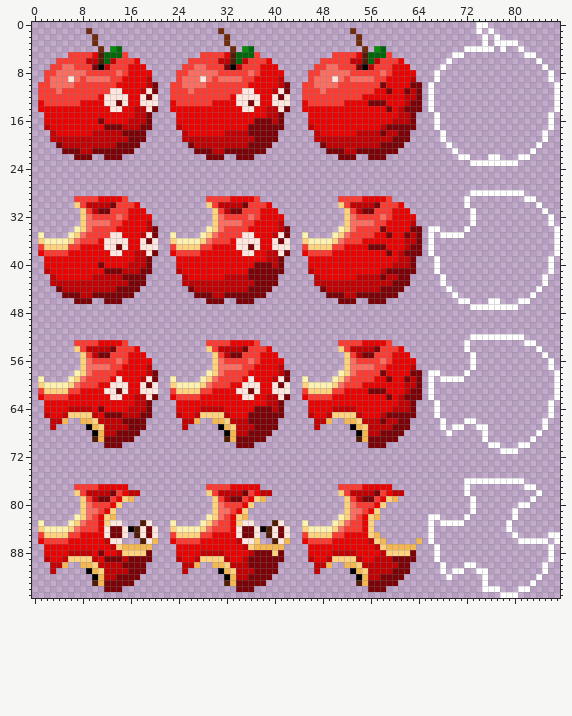
Sprite sheet: Skins/Apples/apple0.png. The picture above was drawn from the file before the commit.
The file is 88x96 pixels. Colours within 5 levels of each other are drawn and written as one.
New version:
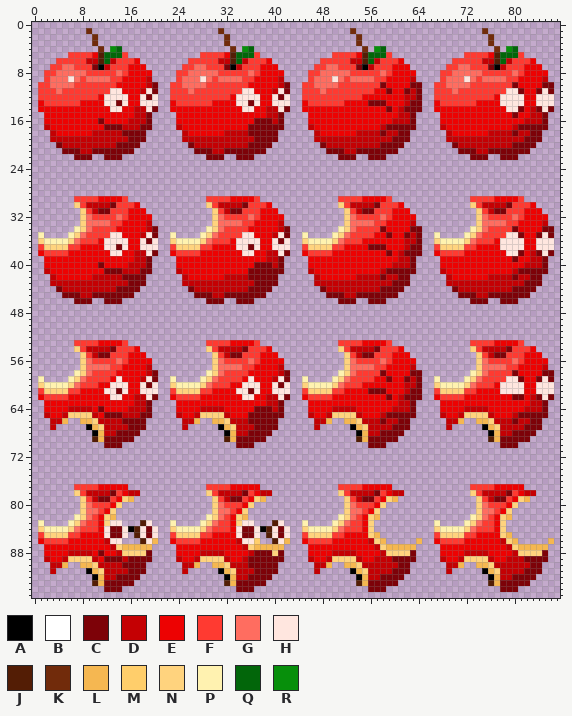
Palette (. is transparent): A #000000  B #ffffff  C #7d0208  D #c40003  E #ed0202  F #ff3a31  G #ff6d60  H #ffe6df  J #531d05  K #712b0b  L #f5b751  M #ffce6b  N #ffd37e  P #fff2b0  Q #02660a  R #078f0b
Change:
@@ x 64..87 @@
- 0 ..........BB............
- 1 ..........B.B...........
- 2 ...........B.B..........
- 3 ...........B.BBBB.......
- 4 ........BBBBB.B..B......
- 5 ......BB..........BB....
- 6 .....B..............B...
- 7 ....B................B..
- 8 ...B..................B.
- 9 ...B..................B.
-10 C.B....................B
-11 C.B....................B
-12 C.B....................B
-13 C.B....................B
-14 C.B....................B
-15 ...B..................B.
-16 ...B..................B.
-17 ...B..................B.
-18 ....B................B..
-19 ....B................B..
-20 .....B..............B...
-21 ......B............B....
-22 .......BB...BB...BB.....
-23 .........BBBBBBBB.......
+ 0 ........................
+ 1 ...........K............
+ 2 ............K...........
+ 3 ............K...........
+ 4 .............K.RQ.......
+ 5 ........FFFFEJQQQF......
+ 6 ......FFFFFDDJQDFFFE....
+ 7 .....FFGGFFFCADFFFEEE...
+ 8 ....FFGGGGGFFFFFGFEEEE..
+ 9 ....FGGGHGFGGGGFFEEEED..
+10 C..FFGGGGFFFFFFFCEEEECC.
+11 C..FFFGFFFFFFFFHHCEECHC.
+12 C..FFFFFFFFFFEHHHHEEHHH.
+13 C..EFFFFFFEEEEHHHHEEHHH.
+14 C..EEEEEEEEEEEEHHCEDCHC.
+15 ....EEEEEEEEEEEECEEDDC..
+16 ....EEEEEEEEEEEEEEDDDC..
+17 ....DEEEEEEEEEEEDCCCCC..
+18 .....DEEEEEEDDDDCDDCC...
+19 .....DDDDDDDDDDDDDCCC...
+20 ......CDDDDDDDDDCCCC....
+21 .......CCCDDCCCCCCC.....
+22 .........CCC..CCC.......
+23 ........................
 24 ........................
@@ x 64..87 @@
 27 ........................
-28 .........BBBBBBBBB......
-29 ........B.........BB....
-30 ........B...........B...
-31 .........B...........B..
-32 .........B............B.
-33 .........B............B.
-34 C.BB....B..............B
-35 C.B.BBBB...............B
-36 C.B....................B
-37 C.B....................B
-38 C.B....................B
-39 ...B..................B.
-40 ...B..................B.
-41 ...B..................B.
-42 ....B................B..
-43 ....B................B..
-44 .....B..............B...
-45 ......B............B....
-46 .......BB...BB...BB.....
-47 .........BBBBBBBB.......
+28 ........................
+29 .........FFFFEEEEF......
+30 .........NFDDDDCFFFE....
+31 ..........NFDCCFFFEEE...
+32 ..........NGFFFFGFEEEE..
+33 ..........NGGGGFFEEEED..
+34 C........PNGFFFFCEEEECC.
+35 C..P....PNGFFFFHHCEECHC.
+36 C..NPPPPNGFFFEHHHHEEHHH.
+37 C..FNNNNFFEEEEHHHHEEHHH.
+38 C..EFFFFEEEEEEEHHCEDCHC.
+39 ....EEEEEEEEEEEECEEDDC..
+40 ....EEEEEEEEEEEEEEDDDC..
+41 ....DEEEEEEEEEEEDCCCCC..
+42 .....DEEEEEEDDDDCDDCC...
+43 .....DDDDDDDDDDDDDCCC...
+44 ......CDDDDDDDDDCCCC....
+45 .......CCCDDCCCCCCC.....
+46 .........CCC..CCC.......
+47 ........................
 48 ........................
@@ x 64..87 @@
 51 ........................
-52 .........BBBBBBBBB......
-53 ........B.........BB....
-54 ........B...........B...
-55 .........B...........B..
-56 .........B............B.
-57 .........B............B.
-58 C.BB....B..............B
-59 C.B.BBBB...............B
-60 C.B....................B
-61 C.B....................B
-62 C.B....................B
-63 ...B..................B.
-64 ...B..................B.
-65 ...B..................B.
-66 ....B...BB...........B..
-67 ....B.BB..BB.........B..
-68 .....B.....B........B...
-69 ...........B.......B....
-70 ............BB...BB.....
-71 ..............BBB.......
+52 ........................
+53 .........FFFFEEEEF......
+54 .........NFDDDDCFFFE....
+55 ..........NFDCCFFFEEE...
+56 ..........NGFFFFGFEEEE..
+57 ..........NGGGGFFEEEED..
+58 C........PNGFFFFCEEEECC.
+59 C..P....PNGFFFFHHCEECHC.
+60 C..NPPPPNGFFFEHHHHEEHHH.
+61 C..FNNNNFFEEEEHHHHEEHHH.
+62 C..EFFFFEEEEEEEECCEDCHC.
+63 ....EEEEEEEEEEEEEEEDDC..
+64 ....EEEEDDDDEEEEEEDDDC..
+65 ....DEEDNNNNDEEEDCCCCC..
+66 .....DDL..LLNDDDCDDCC...
+67 .....D.....ALNDDDDCCC...
+68 ............ALDDCCCC....
+69 ............JLCCCCC.....
+70 ..............CCC.......
+71 ........................
 72 ........................
@@ x 64..87 @@
 75 ........................
-76 ........BBBBBBBBBB......
-77 ........B.........BB....
-78 ........B...........B...
-79 .........B.........B....
-80 .........B.......BB.....
-81 .........B......B.......
-82 ..BB....B.......B.......
-83 ..B.BBBB.......B........
-84 ..B............B........
-85 ..B.............B.....BB
-86 L.B..............BBBBB.B
-87 ...B..................B.
-88 ...B..................B.
-89 ...B..................B.
-90 ....B...BB...........B..
-91 ....B.BB..BB.........B..
-92 .....B.....B........B...
-93 ...........B.......B....
-94 ...........BBB...BB.....
-95 ..............BBB.......
+76 ........................
+77 .........FFFFEEEEE......
+78 .........NFDDDDCFEDD....
+79 ..........NFDCCFENL.....
+80 ..........NGFFFEN.......
+81 ..........NGGFEN........
+82 .........PNGFENL........
+83 ...P....PNGFFEN.........
+84 ...NPPPPNGFFFEN.........
+85 ...FNNNNFFEEEENL........
+86 L..EFFFFEEEEEEDNL.....L.
+87 ....EEEEEEEEEEEDNLLLLL..
+88 ....EEEEDDDDEEEEDNNNNC..
+89 ....DEEDNNNNDEEDDDCCCC..
+90 .....DDL..LLNDDDDDDCC...
+91 .....D.....ALNDDDDCCC...
+92 ............ALDDCCCC....
+93 ............JLCCCCC.....
+94 ..............CCC.......
+95 ........................
Changed places in both pictures, as pixel boxes (x1, y1, x2, y2):
changed: (428, 22, 560, 166)
changed: (428, 190, 560, 310)
changed: (428, 334, 560, 454)
changed: (428, 478, 560, 598)
